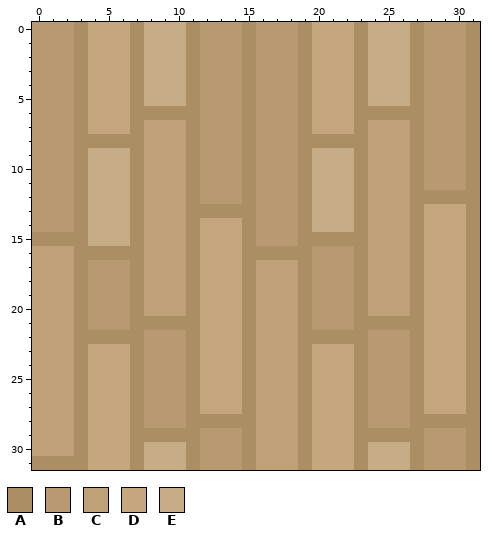
Pixel-art sprite -- skcgamejam2025/assets/floor_sprites_16x16.png. The picture above was drawn from the file before the commit.
The file is 32x32 pixels. Colours within 5 levels of each other are drawn and written as one.
Palette (. is transparent): A #ac8e65  B #b89972  C #bfa078  D #c6a67f  E #c6ad85
Pixels before, first column x 0:
 0 BBBADDDAEEEABBBABBBADDDAEEEABBBA
 1 BBBADDDAEEEABBBABBBADDDAEEEABBBA
 2 BBBADDDAEEEABBBABBBADDDAEEEABBBA
 3 BBBADDDAEEEABBBABBBADDDAEEEABBBA
 4 BBBADDDAEEEABBBABBBADDDAEEEABBBA
 5 BBBADDDAEEEABBBABBBADDDAEEEABBBA
 6 BBBADDDAAAAABBBABBBADDDAAAAABBBA
 7 BBBADDDACCCABBBABBBADDDACCCABBBA
 8 BBBAAAAACCCABBBABBBAAAAACCCABBBA
 9 BBBAEEEACCCABBBABBBAEEEACCCABBBA
10 BBBAEEEACCCABBBABBBAEEEACCCABBBA
11 BBBAEEEACCCABBBABBBAEEEACCCABBBA
12 BBBAEEEACCCABBBABBBAEEEACCCAAAAA
13 BBBAEEEACCCAAAAABBBAEEEACCCADDDA
14 BBBAEEEACCCADDDABBBAEEEACCCADDDA
15 AAAAEEEACCCADDDABBBAAAAACCCADDDA
16 CCCAAAAACCCADDDAAAAABBBACCCADDDA
17 CCCABBBACCCADDDACCCABBBACCCADDDA
18 CCCABBBACCCADDDACCCABBBACCCADDDA
19 CCCABBBACCCADDDACCCABBBACCCADDDA
20 CCCABBBACCCADDDACCCABBBACCCADDDA
21 CCCABBBAAAAADDDACCCABBBAAAAADDDA
22 CCCAAAAABBBADDDACCCAAAAABBBADDDA
23 CCCADDDABBBADDDACCCADDDABBBADDDA
24 CCCADDDABBBADDDACCCADDDABBBADDDA
25 CCCADDDABBBADDDACCCADDDABBBADDDA
26 CCCADDDABBBADDDACCCADDDABBBADDDA
27 CCCADDDABBBADDDACCCADDDABBBADDDA
28 CCCADDDABBBAAAAACCCADDDABBBAAAAA
29 CCCADDDAAAAABBBACCCADDDAAAAABBBA
30 CCCADDDAEEEABBBACCCADDDAEEEABBBA
31 AAAADDDAEEEABBBACCCADDDAEEEABBBA
The same view after the edit:
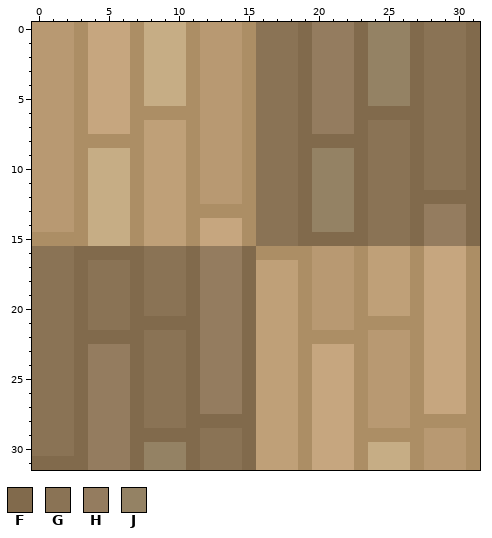
Colours new in this view: F #816a4c  G #8a7355  H #947c5f  J #948264
From old to new:
Changed rows in their new state; - is an unchanged pixel.
first column x 0:
 0 ----------------GGGFHHHFJJJFGGGF
 1 ----------------GGGFHHHFJJJFGGGF
 2 ----------------GGGFHHHFJJJFGGGF
 3 ----------------GGGFHHHFJJJFGGGF
 4 ----------------GGGFHHHFJJJFGGGF
 5 ----------------GGGFHHHFJJJFGGGF
 6 ----------------GGGFHHHFFFFFGGGF
 7 ----------------GGGFHHHFGGGFGGGF
 8 ----------------GGGFFFFFGGGFGGGF
 9 ----------------GGGFJJJFGGGFGGGF
10 ----------------GGGFJJJFGGGFGGGF
11 ----------------GGGFJJJFGGGFGGGF
12 ----------------GGGFJJJFGGGFFFFF
13 ----------------GGGFJJJFGGGFHHHF
14 ----------------GGGFJJJFGGGFHHHF
15 ----------------GGGFFFFFGGGFHHHF
16 GGGFFFFFGGGFHHHF----------------
17 GGGFGGGFGGGFHHHF----------------
18 GGGFGGGFGGGFHHHF----------------
19 GGGFGGGFGGGFHHHF----------------
20 GGGFGGGFGGGFHHHF----------------
21 GGGFGGGFFFFFHHHF----------------
22 GGGFFFFFGGGFHHHF----------------
23 GGGFHHHFGGGFHHHF----------------
24 GGGFHHHFGGGFHHHF----------------
25 GGGFHHHFGGGFHHHF----------------
26 GGGFHHHFGGGFHHHF----------------
27 GGGFHHHFGGGFHHHF----------------
28 GGGFHHHFGGGFFFFF----------------
29 GGGFHHHFFFFFGGGF----------------
30 GGGFHHHFJJJFGGGF----------------
31 FFFFHHHFJJJFGGGF----------------
Boxes around the changes in both pictures, in picture pixels (x1, y1, x2, y2):
changed: (32, 22, 480, 470)
